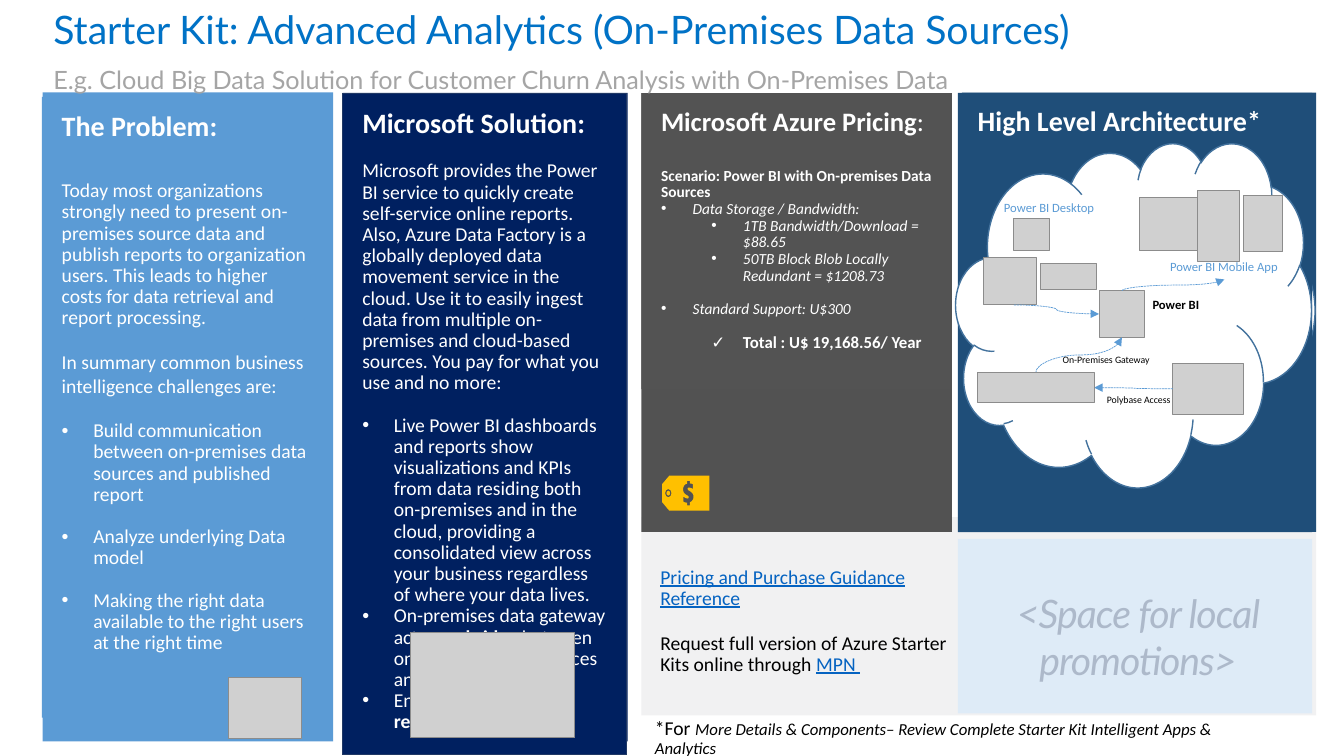
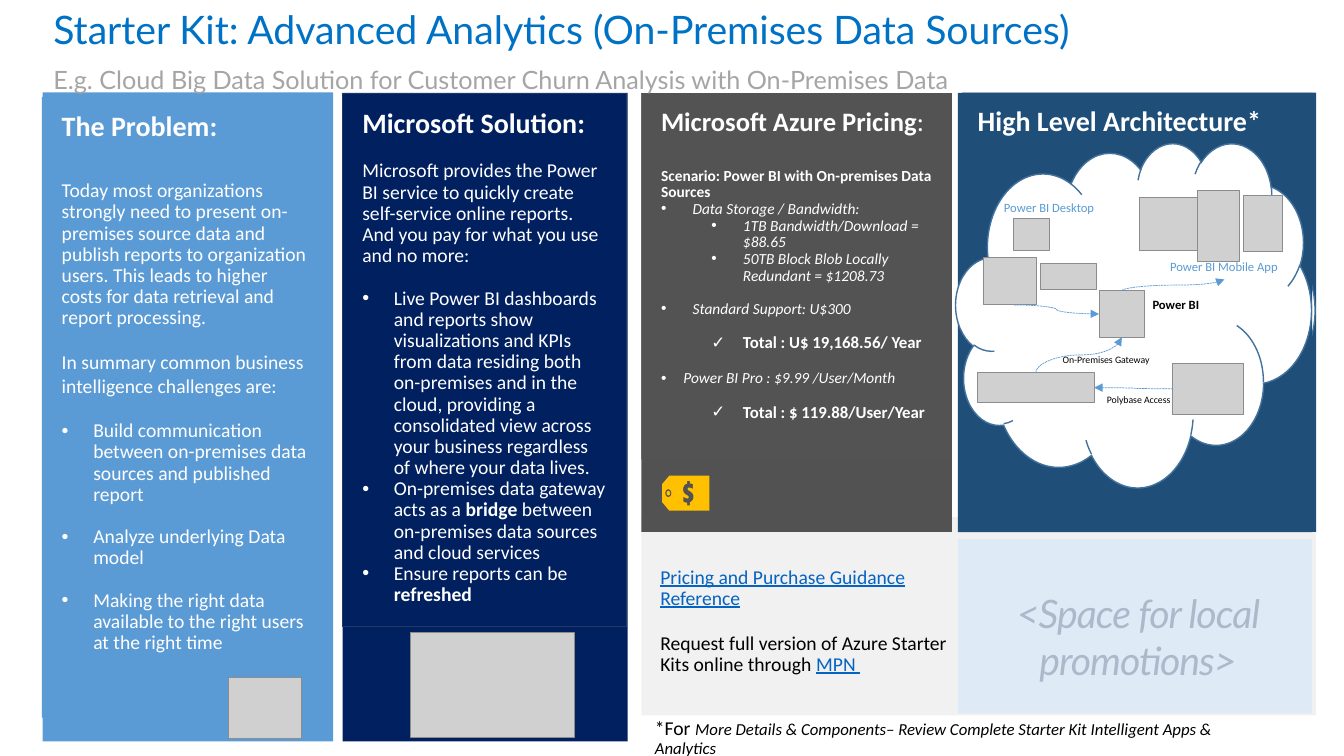
Before and after one commit to kulado/azure-starterkits, a slide deck: slide 2 of Content/Starter Kit - Intelligent Apps & Analytics/0 - Starter Kit - Intelligent Apps & Analytics.pptx. Drawn at 1344x756 pixels with LibreOffice and Linux fonts; fonts in the diff are those of the drawing; grey boxes stand for pictures. Boxes give left, top, right and bottom in pixels: in the first picture for what was removed or moved away, otherwise in the second. Text is boxed around its words. In the diff, an @@ line names an element or a change of style, - is before the commit and + after.

```diff
--- a/Content/Starter Kit - Intelligent Apps & Analytics/0 - Starter Kit - Intelligent Apps & Analytics.pptx
+++ b/Content/Starter Kit - Intelligent Apps & Analytics/0 - Starter Kit - Intelligent Apps & Analytics.pptx
@@ rectangle "Microsoft Solution:": place and size @@
-rectangle "Microsoft Solution:" at [343, 94, 627, 755]
+rectangle "Microsoft Solution:" at [343, 94, 627, 626]
@@ rectangle "Microsoft Azure Pricing:": place and size @@
-rectangle "Microsoft Azure Pricing:" at [641, 94, 952, 390]
+rectangle "Microsoft Azure Pricing:" at [641, 94, 952, 460]
@@ text in rectangle at [362, 163, 599, 262]: text changed @@
-Microsoft provides the Power BI service to quickly create self-service online reports. Also, Azure Data Factory is a globally deployed data movement service in the cloud. Use it to easily ingest data from multiple on-premises and cloud-based sources. You pay for what you use and no more:
+Microsoft provides the Power BI service to quickly create self-service online reports. And you pay for what you use and no more:
@@ text in rectangle at [683, 372, 925, 419]: paragraphs added @@
+• Power BI Pro : $9.99 /User/Month
+  ✓ Total : $ 119.88/User/Year
```
Also in this commit, not shown: 3 other slides changed, 4 other files.
